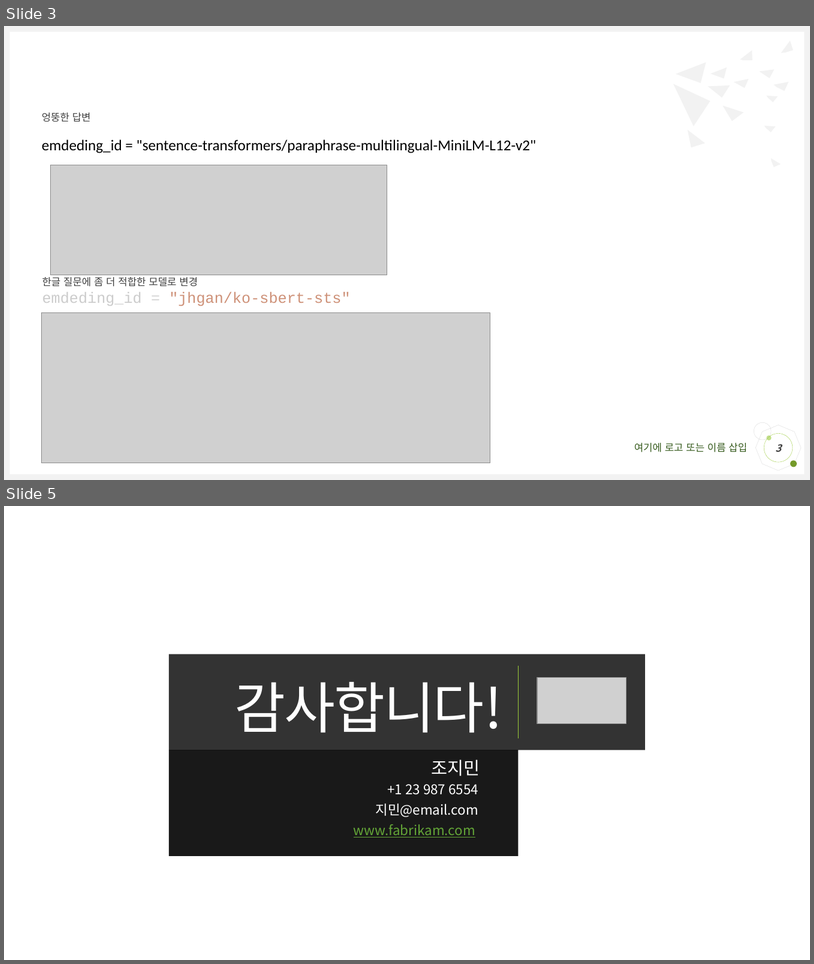
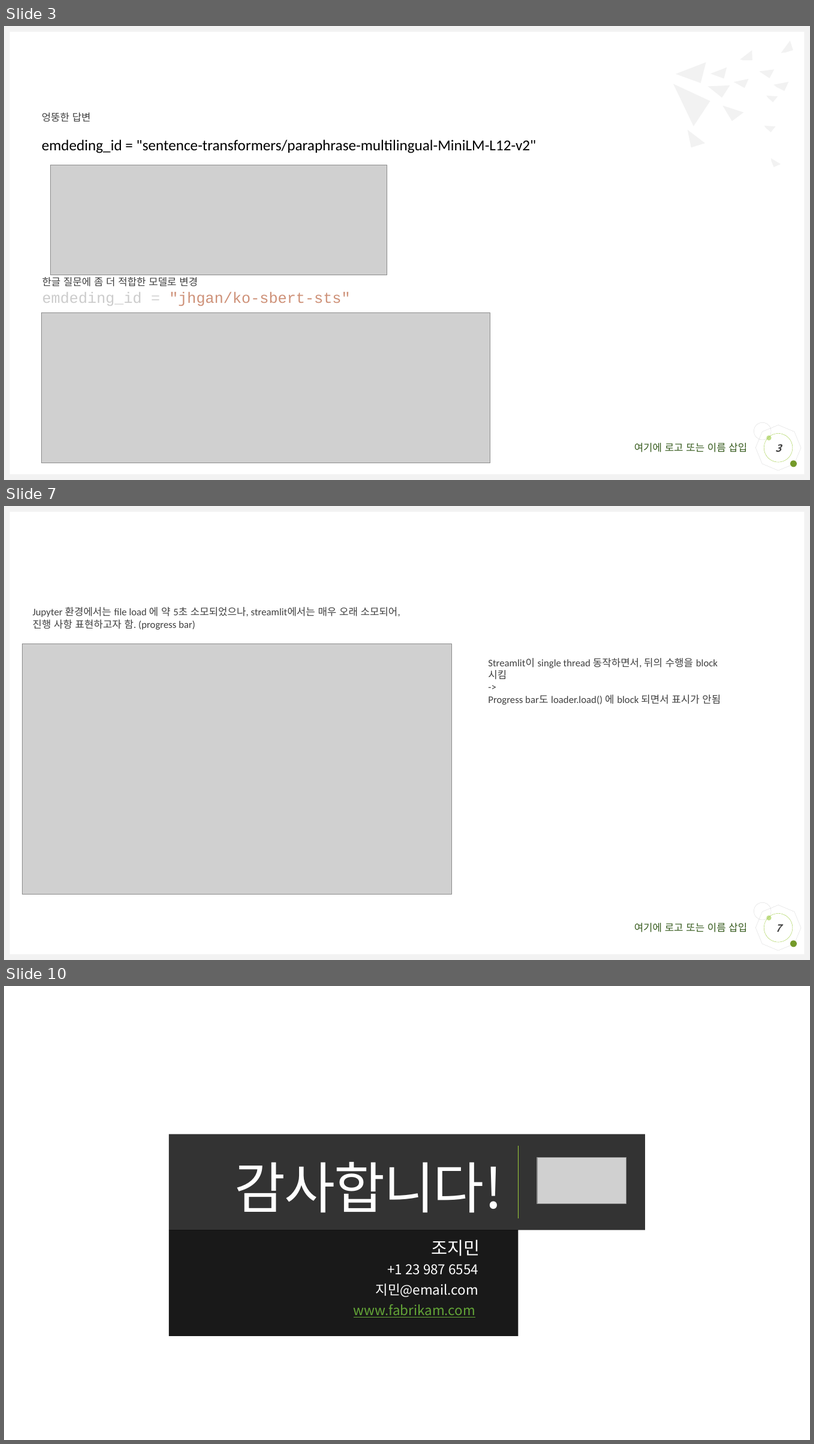
Before and after one commit to Wonchul08Lee/GenAI, a slide deck: Report.pptx. Shown one above the other, each under a label of ours: slides 3 and 5 before the commit, slides 3, 7 and 10 after it; the slides between them are not shown. The pictures are 814x964 and 814x1444 pixels, drawn with LibreOffice and Linux fonts; fonts in the diff are those of the drawing; grey boxes stand for pictures; background and template pictures are left out. Boxes give left, top, right and bottom in pixels: in the first picture for what was removed or moved away, otherwise in the second. Text is boxed around its words. In the diff, an @@ line names an element or a change of style, - is before the commit and + after.

Commit message:
add

```diff
--- a/Report.pptx
+++ b/Report.pptx
@@ slide 7 added at box(4, 506, 810, 960), background #FFFFFF; not listed: 9 template elements that a slide beside it also shows @@
@@ text added at box(33, 607, 401, 630), 12 pt, text #404040 @@
+Jupyter 환경에서는 file load 에 약 5초 소모되었으나, streamlit에서는 매우 오래 소모되어, 진행 사항 표현하고자 함. (progress bar)
@@ picture added at box(22, 644, 452, 894) @@
@@ text added at box(488, 658, 721, 705), 12 pt, text #404040 @@
+Streamlit이 single thread 동작하면서, 뒤의 수행을 block 시킴
+->
+Progress bar도 loader.load() 에 block 되면서 표시가 안됨
@@ page number added at box(764, 913, 793, 942), outline #9ACB39 0.25 pt, 12 pt, text #404040, bold, italic @@
+7
@@ what was slide 5 is now slide 10 @@
```
Also in this commit, not shown: 5 other slides added, 1 slide removed.
